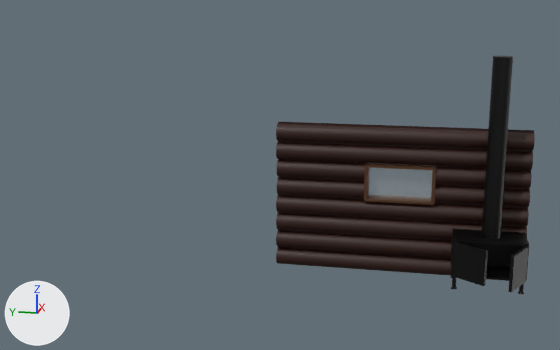
The Blender file SummonSupport/Assets/Meshes/MapObjects/SmallLevelObjects/LogCabinWall.blend, before and after one commit.
The view is the same before and after, from a 50 mm lens placed at (-86.9, -3.4, 31.7), pointed at (-3.6, 13.2, 10.8). Arrows for +X, +Y and +Z are at lower left; the lights stay in place.

The scene before the commit, as lines of its bpy script (objects in view):
```python
me_cube_011 = bpy.data.meshes.new('Cube.011')
me_cube_011.from_pydata(...)  # a box spanning x 0.02..2.02, y -0.01..1.99, z -1.04..0.96
me_cube_011.materials.append(mat_blackmetal)  # black #000000
me_cube_012 = bpy.data.meshes.new('Cube.012')
me_cube_012.from_pydata(...)  # a box spanning x 0.01..2.01, y -2.0..0.0, z -0.96..1.04
me_cube_012.materials.append(mat_blackmetal)  # black #000000
me_cylinder_001 = bpy.data.meshes.new('Cylinder.001')
me_cylinder_001.from_pydata(...)  # 680 vertices, 360 faces, 20 loose edges; spans x -1.0..1.0, y -14.1..3.2, z -1.0..1.0
me_cylinder_001.materials.append(mat_woodgrain)  # brown #2e1107
ob_door = bpy.data.objects.new('door', me_cube_011)
ob_door.location = (-5.31, -13.91, 2.87)
ob_door.rotation_euler = (0.0, 0.0, 1.095)  # degrees (0, 0, 63)
ob_door.scale = (0.169, 1.94, 1.95)
ob_door2 = bpy.data.objects.new('door2', me_cube_012)
ob_door2.location = (-5.31, -6.27, 2.72)
ob_door2.rotation_euler = (0.0, 0.0, -0.625)  # degrees (0, 0, -36)
ob_door2.scale = (0.169, 1.94, 1.95)
ob_wall = bpy.data.objects.new('Wall', me_cylinder_001)
ob_wall.location = (0.0, 0.0, 2.16)
ob_wall.rotation_euler = (-1.571, 0.0, 0.0)  # degrees (-90, 0, 0)
ob_wall.scale = (1.0, 1.0, 14.2)
# also in view: 'Stove' at (-3.0, -10.0, 11.8); 'Window' at (0.0, 0.0, 9.7)
```
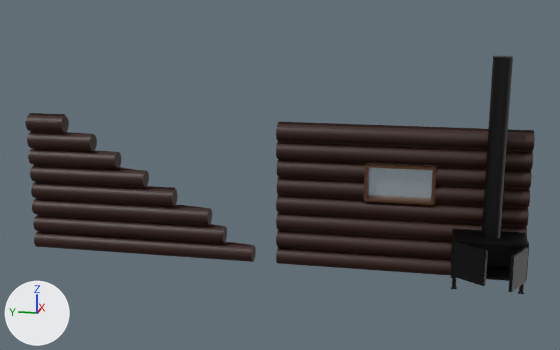
Changed parts and their boxes (x1, y1, x2, y2) in the pictures (560 x 350 px):
'Wall.001', added
    after: (25, 113, 256, 262)

What changed in the scene script:
```text
Add me_cylinder_002:
    me_cylinder_002.from_pydata(...)  # 544 vertices, 288 faces, 16 loose edges; spans x -1.0..1.0, y -14.1..3.2, z -1.0..1.0
    me_cylinder_002.materials.append(mat_woodgrain)  # brown #2e1107
Add ob_wall_001:
    ob_wall_001 = bpy.data.objects.new('Wall.001', me_cylinder_002)
    ob_wall_001.location = (0.0, 31.37, 2.16)
    ob_wall_001.rotation_euler = (-1.571, 0.0, 0.0)  # degrees (-90, 0, 0)
    ob_wall_001.scale = (1.0, 1.0, 14.2)
```
